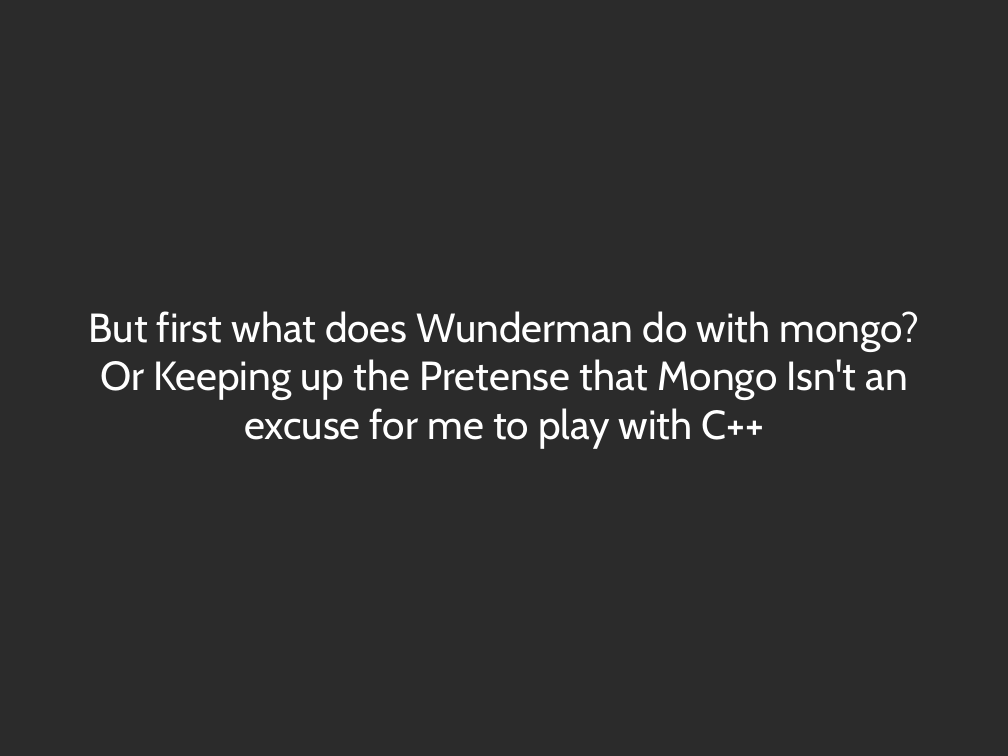
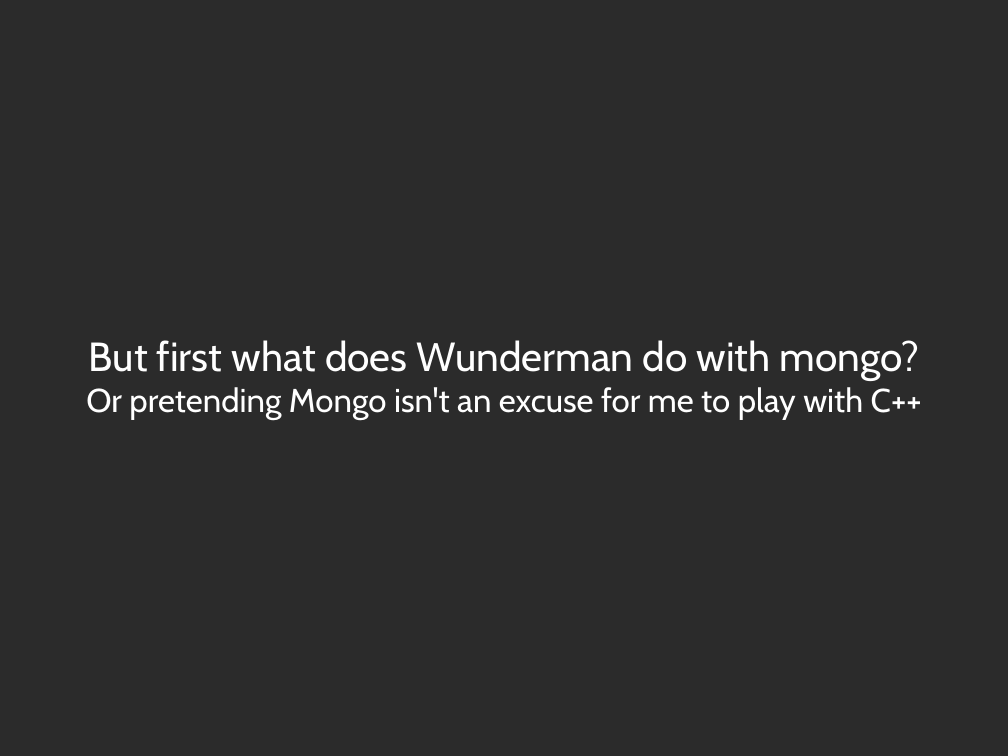
Before and after one commit to zippy1981/TalkMaterials, a slide deck: slide 7 of MongoMeetup/2010-July/Mongo Windows Administration for the Unix Programmer.odp. Drawn at 1008x756 pixels with LibreOffice and Linux fonts; fonts in the diff are those of the drawing; background and template pictures are left out; a plain dark background stands for a picture behind light text. Boxes give left, top, right and bottom in pixels: in the first picture for what was removed or moved away, otherwise in the second. Text is boxed around its words. In the diff, an @@ line names an element or a change of style, - is before the commit and + after.

```diff
--- a/MongoMeetup/2010-July/Mongo Windows Administration for the Unix Programmer.odp
+++ b/MongoMeetup/2010-July/Mongo Windows Administration for the Unix Programmer.odp
@@ subtitle at [86, 387, 922, 419]: text changed; size 32 to 26 pt @@
-Or Keeping up the Pretense that Mongo Isn't an excuse for me to play with C++
+Or pretending Mongo isn't an excuse for me to play with C++
```
Also in this commit, not shown: 6 other slides changed, 1 slide added.
